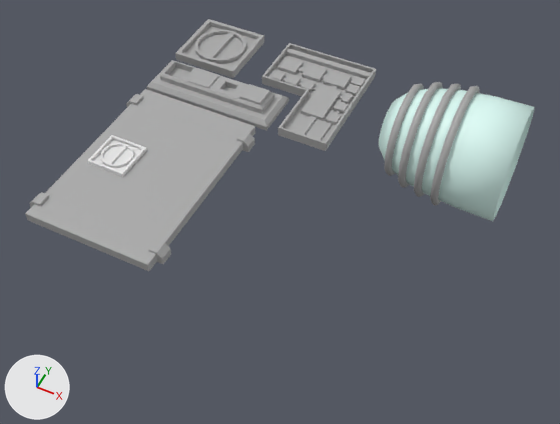
What one commit did to the Blender file models/ships/module_common.blend.
Before and after are seen from a camera (50 mm lens) standing at (22.8, -44.7, 40.9) and looking at (6.1, -11.2, -1.0). Every picture has the same lights, and +X, +Y and +Z are marked at lower left.

The first picture shows 'box_array_1', 'box_array_2', 'nozzle_1_circle', 'nozzle_1_ring_1', 'nozzle_1_ring_2', 'nozzle_1_ring_3', 'nozzle_1_ring_4', 'service_door_1', 'service_hatch_1'.
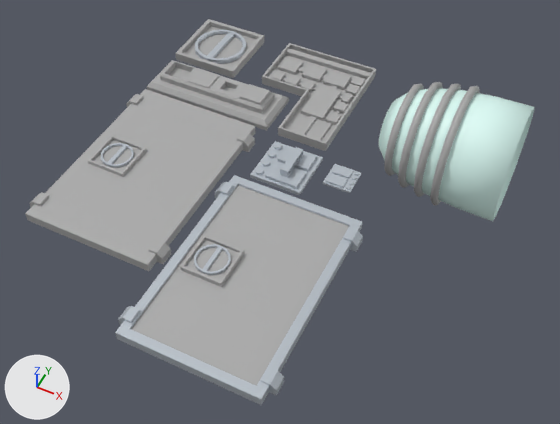
Location of each change, (x1, y1, x2, y2) in pixels of the pictures (560 x 424 px):
'cockpit_door_1', added
    after: (115, 175, 363, 405)
    faces in mat_engine_hull (grey #acacac): (131, 185, 349, 386)
    faces in mat_handle_metal (light grey #c6ced6): (115, 175, 363, 405)
'detail_3B', added
    after: (250, 141, 323, 196)
'detail_3A', added
    after: (323, 164, 361, 193)
part 1 of me_cube, recoloured (white to grey)
    both: (88, 135, 146, 177)
part 2 of me_cube, recoloured (white to grey)
    both: (122, 148, 147, 177)
part 3 of me_cube, recoloured (white to grey)
    both: (101, 143, 134, 168)

Patch to the scene script:
```diff
--- a/models/ships/module_common.blend.py
+++ b/models/ships/module_common.blend.py
@@ mat_handle_metal @@
+mat_handle_metal = principled_material('handle_metal')
+mat_handle_metal.base_color = (0.562, 0.615, 0.674)  # light grey #c6ced6
+mat_handle_metal.metallic = 0.411
+mat_handle_metal.roughness = 0.355
@@ me_cube @@
 me_cube.from_pydata(...)  # 145 vertices, 116 faces; spans x -5.4..5.5, y -0.6..0.5, z -11.9..3.1
 # used by ob_service_door_1; location = (-3.88, -8.78, 0.59); rotation_euler = (-1.571, 0.0, 0.0), in degrees (-90, 0, 0)
-me_cube.materials.append(mat_engine_hull_002)  # grey #acacac
+# me_cube part 1: 12 of the faces centred in x -4.0..-2.4, y -0.6..-0.2, z -6.0..-2.9 switch from no material to mat_engine_hull (grey #acacac)
+# me_cube part 2: 3 of the faces centred in x -1.1..-0.9, y -0.6..-0.4, z -4.4 switch from no material to mat_engine_hull (grey #acacac)
+# me_cube part 3: 55 of the faces centred in x -3.6..-1.3, y -0.6..-0.2, z -5.6..-3.3 switch from no material to mat_handle_metal (light grey #c6ced6)
@@ me_cube_001 @@
+me_cube_001.from_pydata(...)  # 153 vertices, 124 faces; spans x -5.4..5.5, y -0.5..0.5, z -11.9..3.1
+# faces by material slot: [16, 108]
+me_cube_001.materials.append(mat_engine_hull)  # grey #acacac
+me_cube_001.materials.append(mat_handle_metal)  # light grey #c6ced6
@@ me_cube_005 @@
+me_cube_005.from_pydata(...)  # 154 vertices, 180 faces; spans x -2.0..2.0, y -2.0..2.0, z -0.17..1.01
+me_cube_005.materials.append(mat_handle_metal)  # light grey #c6ced6
@@ me_cube_009 @@
+me_cube_009.from_pydata(...)  # 114 vertices, 140 faces; spans x -1.07..1.07, y -0.19..0.12, z -0.55..1.6
+me_cube_009.materials.append(mat_handle_metal)  # light grey #c6ced6
@@ ob_cockpit_door_1 @@
+ob_cockpit_door_1 = bpy.data.objects.new('cockpit_door_1', me_cube_001)
+ob_cockpit_door_1.location = (7.14, -14.0, 0.5)
+ob_cockpit_door_1.rotation_euler = (-1.571, 0.0, 0.0)  # degrees (-90, 0, 0)
@@ ob_detail_3b @@
+ob_detail_3b = bpy.data.objects.new('detail_3B', me_cube_005)
+ob_detail_3b.location = (5.0, -8.0, 0.2)
@@ ob_detail_3a @@
+ob_detail_3a = bpy.data.objects.new('detail_3A', me_cube_009)
+ob_detail_3a.location = (9.6, -7.1, 0.2)
+ob_detail_3a.rotation_euler = (1.571, 0.0, 4.712)  # degrees (90, 0, 270)
```
